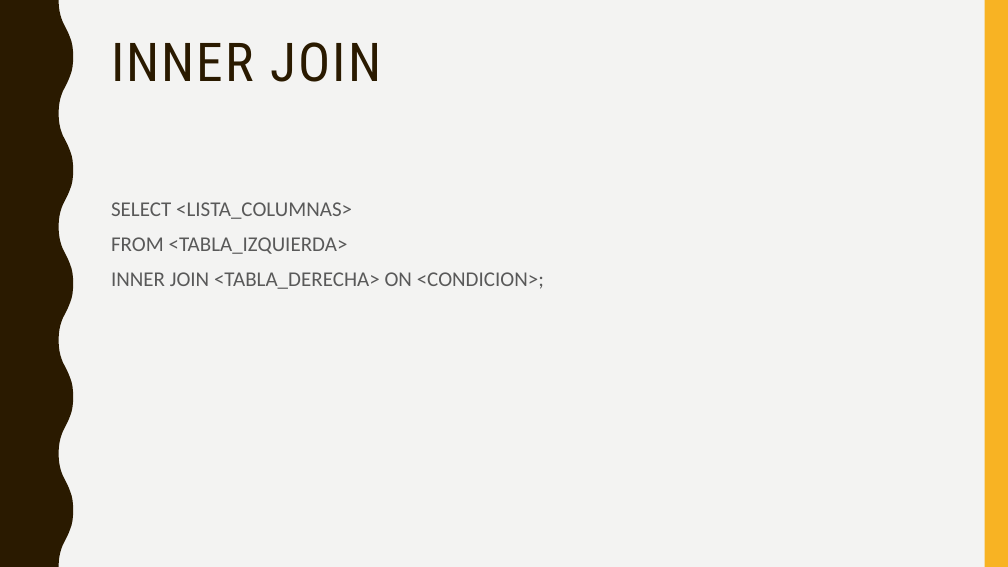
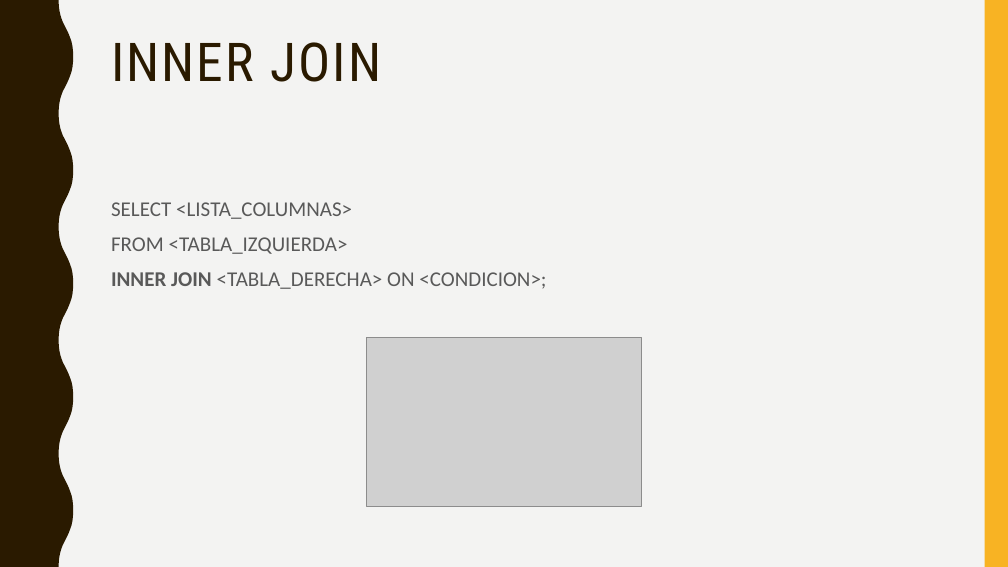
Before and after one commit to crisgon123/backend.tecsup3, a slide deck: slide 19 of Semana 7/Dia 2/Sql server.pptx (slide 16 before the commit). Drawn at 1008x567 pixels with LibreOffice and Linux fonts; fonts in the diff are those of the drawing; grey boxes stand for pictures. Boxes give left, top, right and bottom in pixels: in the first picture for what was removed or moved away, otherwise in the second. Text is boxed around its words. In the diff, an @@ line names an element or a change of style, - is before the commit and + after.

```diff
--- a/Semana 7/Dia 2/Sql server.pptx
+++ b/Semana 7/Dia 2/Sql server.pptx
@@ text at (x1=111, y1=272, x2=546, y2=289): bold on in "INNER JOIN" @@
@@ picture added at (x1=367, y1=337, x2=642, y2=506) @@
```
Also in this commit, not shown: 16 slides added, 1 other file.
